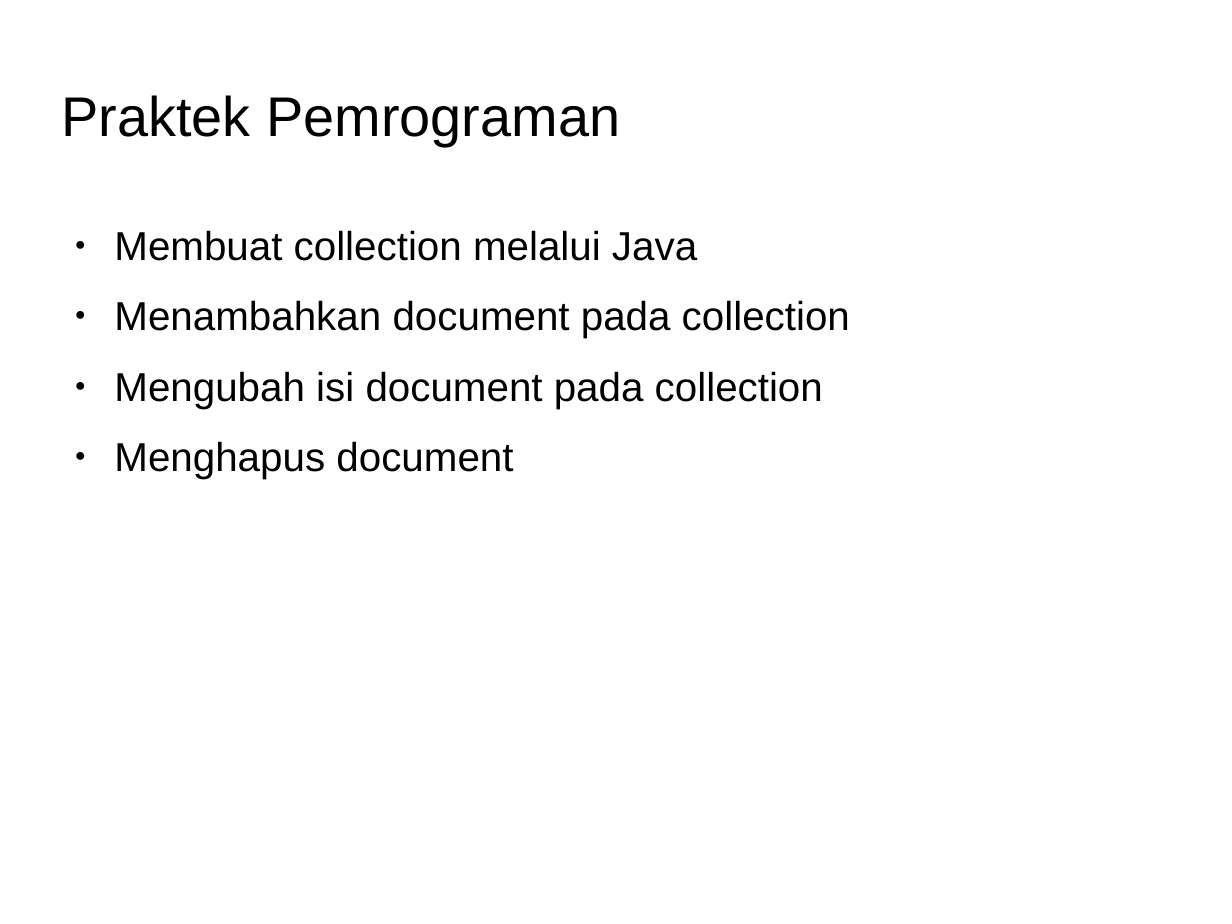
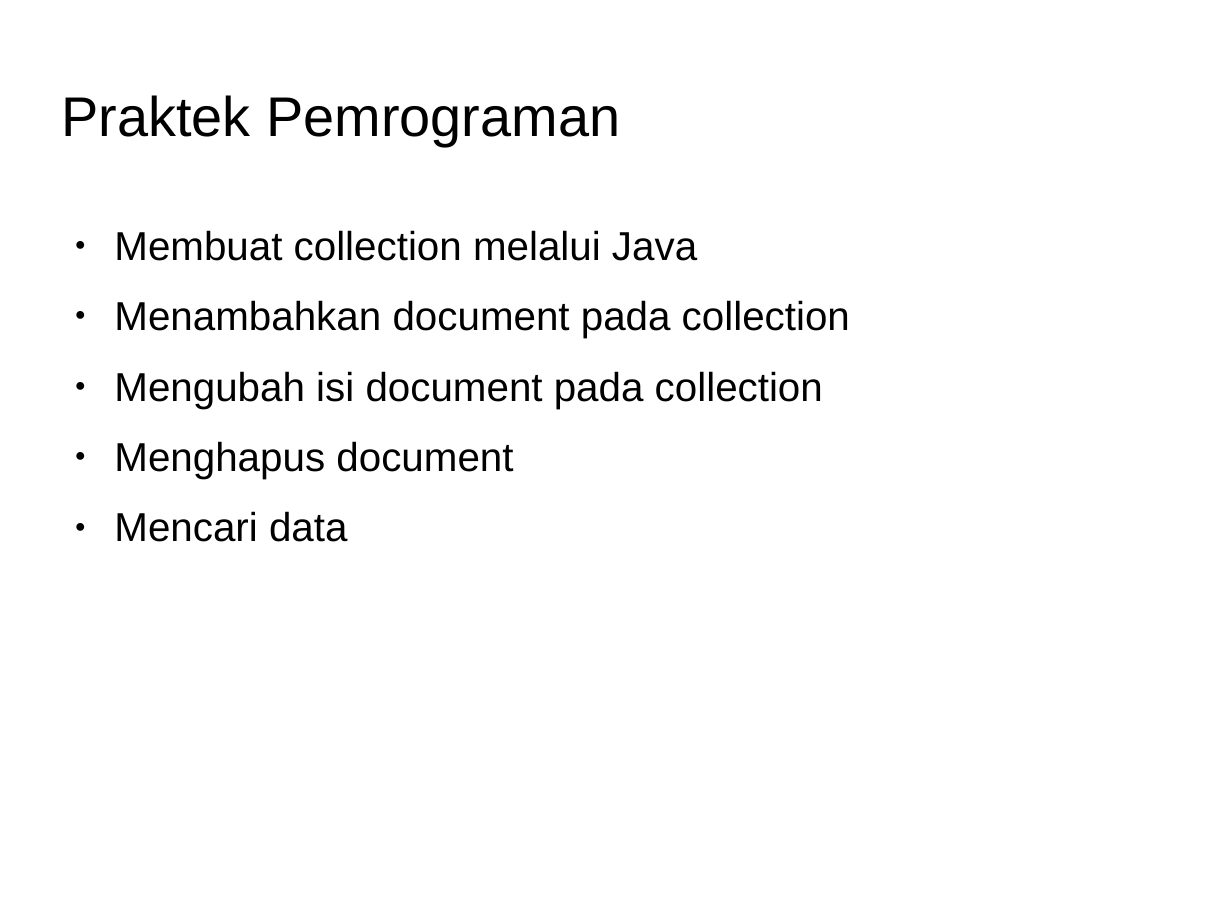
Before and after one commit to Dickyfathur7/pemrograman-komputer-2, a slide deck: slide 11 of 06-db-and-nosql/slide-db-and-nosql.odp (slide 10 before the commit). Drawn at 1232x924 pixels with LibreOffice and Linux fonts; fonts in the diff are those of the drawing; background and template pictures are left out. Boxes give left, top, right and bottom in pixels: in the first picture for what was removed or moved away, otherwise in the second. Text is boxed around its words. In the diff, an @@ line names an element or a change of style, - is before the commit and + after.

```diff
--- a/06-db-and-nosql/slide-db-and-nosql.odp
+++ b/06-db-and-nosql/slide-db-and-nosql.odp
@@ text at (114,511,347,542): paragraph added @@
+● Mencari data
```
Also in this commit, not shown: 2 slides added, 2 other files.
